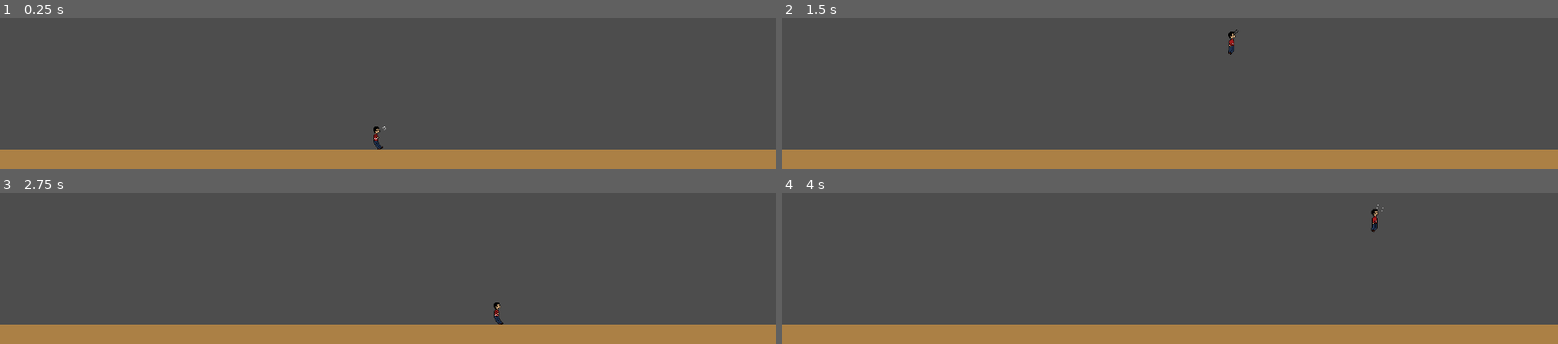
Above: before the commit, frames 1-4 (two rows, left to right).
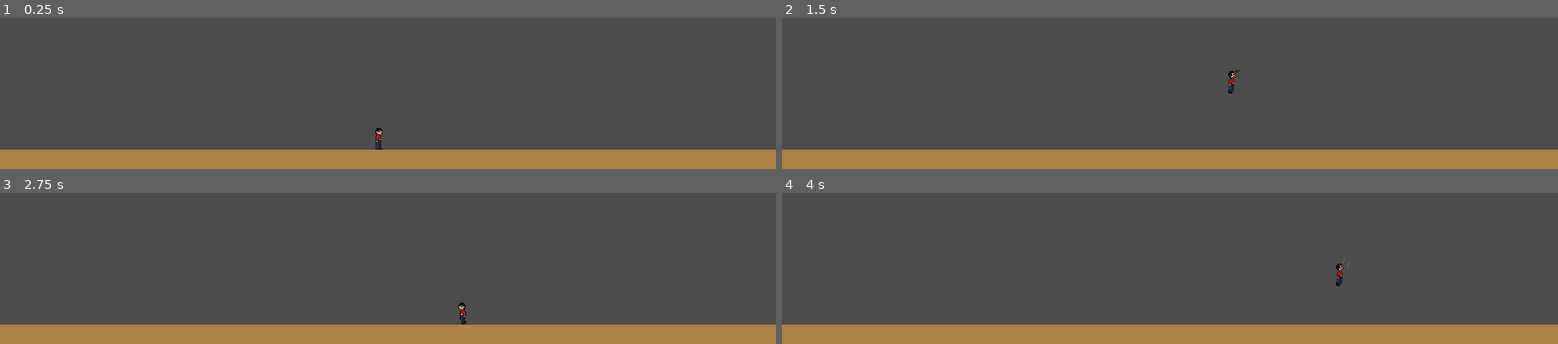
Above: after the commit, the same moments.

Repository: loganmacdougall/GlobalGameJam2025
Game: Godot game, scene res://scenes/floors/floor_00.tscn
The game is run twice, just before and just after one commit, with the same random seed, the same clock (stepped at 60 frames per second) and the same inputs. The project has no main scene, so this scene is started directly.
Inputs:
- Up to frame 1 (0.25 s): no input
- Up to frame 2 (1.5 s): tap Enter at 0.5 s; hold Right (Right) from 0.53 s (still down); tap Space (Jump) at 0.77 s
- Up to frame 3 (2.75 s): tap Space (Jump) at 1.52 s; release Right (Right) at 2.03 s; hold Left (Left) from 2.03 s (still down)
- Up to frame 4 (4 s): release Left (Left) at 2.78 s; hold Right (Right) from 2.78 s (still down); tap Space (Jump) at 3.02, 3.77 s

The runs differ from the first frame. In frame 1, 0.1% of the frame differs, in the area x 48-50%, y 71-88%; in frame 2, 0.2%; in frame 3, 0.2%; in frame 4, 0.2%, in the area x 71-78%, y 7-63%.

Commit message:
Finalized player and bubble animations in player script

Diff:
--- a/nodes/bubble.tscn
+++ b/nodes/bubble.tscn
@@ -215,7 +215,7 @@
 [sub_resource type="CircleShape2D" id="CircleShape2D_llsj7"]
 radius = 12.0
 
-[node name="Bubble" type="Area2D" groups=["Player"]]
+[node name="Bubble" type="Area2D"]
 position = Vector2(103, 40)
 script = ExtResource("1_p4o00")
 
--- a/nodes/player.tscn
+++ b/nodes/player.tscn
@@ -131,11 +131,11 @@
 position = Vector2(-3, 2)
 shape = SubResource("RectangleShape2D_d33ov")
 
-[node name="AnimatedSprite2D" type="AnimatedSprite2D" parent="."]
+[node name="AnimatedSprite2D" type="AnimatedSprite2D" parent="." groups=["Player"]]
 unique_name_in_owner = true
 position = Vector2(-5, -9)
 sprite_frames = SubResource("SpriteFrames_5qilq")
-animation = &"going_left"
+animation = &"walking"
 
 [node name="Bubble" parent="." instance=ExtResource("3_jtkl6")]
 unique_name_in_owner = true
--- a/scripts/bubble.gd
+++ b/scripts/bubble.gd
@@ -13,7 +13,7 @@
 @onready var ColShape5: CollisionShape2D = %ColShape5
 
 var bubble_size = 0.0
-var blowing_bubble = true
+var blowing_bubble = false
 
 var bubble_frame : int :
 	get():
@@ -64,6 +64,7 @@
 	if body.is_in_group("Player"):
 		return
 
+	print("body popped by: " + str(body.name))
 	pop_bubble()
 
 
--- a/scripts/player.gd
+++ b/scripts/player.gd
@@ -1,7 +1,7 @@
 extends CharacterBody2D
 
 const SPEED = 100.0
-const JUMP_VELOCITY = -400.0
+const JUMP_VELOCITY = -300.0
 const FLUTTER_POWER = 100.0
 const MIN_BUBBLE_POWER = 500
 const MAX_BUBBLE_POWER = 900
@@ -9,12 +9,19 @@
 const ANI_FLUTTER_LEFT = "going_left"
 const ANI_FLUTTER_RIGHT = "going_right"
 const ANI_BLOW_STANDING = "ready_to_blow"
+const ANI_BLOW_WALKING = "blowing_walking"
 const ANI_STANDING = "standing_still"
+const ANI_WALKING = "walking"
 
 @onready var bubble : Bubble = %Bubble
 @onready var sprite : AnimatedSprite2D = %AnimatedSprite2D
 
-var previously_on_floor = true
+var bubble_starting: Vector2
+var previously_on_floor: bool
+var sprite_crouching: bool:
+	get():
+		return sprite.animation == ANI_BLOW_STANDING or \
+			sprite.animation == ANI_BLOW_WALKING
 var just_landed_on_floor : bool :
 	get():
 		return is_on_floor() and not previously_on_floor
@@ -35,6 +42,10 @@
 		else:
 			return base_gravity
 
+func _ready() -> void:
+	bubble_starting = bubble.position
+	previously_on_floor = is_on_floor()
+
 func _physics_process(delta: float) -> void:
 	handle_bubble_blowing(delta)
 	handle_jumping()
@@ -44,7 +55,7 @@
 	else:
 		handle_fluttering(delta)
 
-
+	handle_bubble_offsets()
 	velocity.y = min(velocity.y + gravity * delta, gravity / 2)
 	previously_on_floor = is_on_floor()
 
@@ -67,13 +78,39 @@
 	else:
 		gravity = base_gravity
 
+func handle_bubble_offsets():
+	const BUBBLE_BLOWING_OFFSET_Y = 7
+	const BUBBLE_FLUTTER_LEFT_OFFSET_X = -4
+	const BUBBLE_FLUTTER_RIGHT_OFFSET_X = 2
+	const BUBBLE_FLIP_OFFSET = -21
+
+	var x_offset: float = 0
+	var y_offset: float = 0
+
+	if sprite_crouching:
+		y_offset += BUBBLE_BLOWING_OFFSET_Y
+
+	if sprite.animation == ANI_FLUTTER_LEFT:
+		x_offset += BUBBLE_FLUTTER_LEFT_OFFSET_X
+	elif sprite.animation == ANI_FLUTTER_RIGHT:
+		x_offset += BUBBLE_FLUTTER_RIGHT_OFFSET_X
+
+	var y_pos = bubble_starting.y + y_offset
+	var x_pos = 0.0
+	if sprite.flip_h:
+		x_pos = bubble_starting.x + BUBBLE_FLIP_OFFSET - x_offset
+	else:
+		x_pos = bubble_starting.x + x_offset
+
+	bubble.position = Vector2(x_pos, y_pos)
+	bubble.sprite.flip_h = sprite.flip_h
+
 func handle_jumping():
 	var just_pressed_jump = Input.is_action_just_pressed("Jump")
 	var just_released_jump = Input.is_action_just_released("Jump")
 	var on_floor = is_on_floor()
 
 	if just_released_jump and on_floor:
-		print(gravity)
 		velocity.y = JUMP_VELOCITY
 	elif just_pressed_jump and not blowing_bubble and not on_floor and bubble_size > 0:
 		bubble.pop_bubble()
@@ -81,24 +118,51 @@
 
 func handle_fluttering(delta: float):
 	var direction = Input.get_axis("Left", "Right")
+	var flipped = sprite.flip_h
 
 	velocity.x += direction * delta * FLUTTER_POWER
 
 	if direction > 0:
-		sprite.play(ANI_FLUTTER_RIGHT)
+		if flipped:
+			sprite.play(ANI_FLUTTER_LEFT)
+		else:
+			sprite.play(ANI_FLUTTER_RIGHT)
 	elif direction < 0:
-		sprite.play(ANI_FLUTTER_LEFT)
+		if flipped:
+			sprite.play(ANI_FLUTTER_RIGHT)
+		else:
+			sprite.play(ANI_FLUTTER_LEFT)
 	elif velocity.x > 0:
-		sprite.play(ANI_FLUTTER_RIGHT)
+		if flipped:
+			sprite.play(ANI_FLUTTER_LEFT)
+		else:
+			sprite.play(ANI_FLUTTER_RIGHT)
 		sprite.stop()
 	else:
-		sprite.play(ANI_FLUTTER_LEFT)
+		if flipped:
+			sprite.play(ANI_FLUTTER_RIGHT)
+		else:
+			sprite.play(ANI_FLUTTER_LEFT)
 		sprite.stop()
 
 
 func handle_walking():
 	var direction = Input.get_axis("Left", "Right")
 
+	if blowing_bubble and direction == 0:
+		sprite.play(ANI_BLOW_STANDING)
+	elif blowing_bubble and direction != 0:
+		sprite.play(ANI_BLOW_WALKING)
+	elif not blowing_bubble and direction == 0:
+		sprite.play(ANI_STANDING)
+	elif not blowing_bubble and direction != 0:
+		sprite.play(ANI_WALKING)
+
+	if not sprite.flip_h:
+		sprite.flip_h = direction < 0
+	else:
+		sprite.flip_h = direction <= 0
+
 	if direction:
 		velocity.x = direction * SPEED
 	else:
Not shown: 1 places in nodes/player.tscn that only renumber resources
